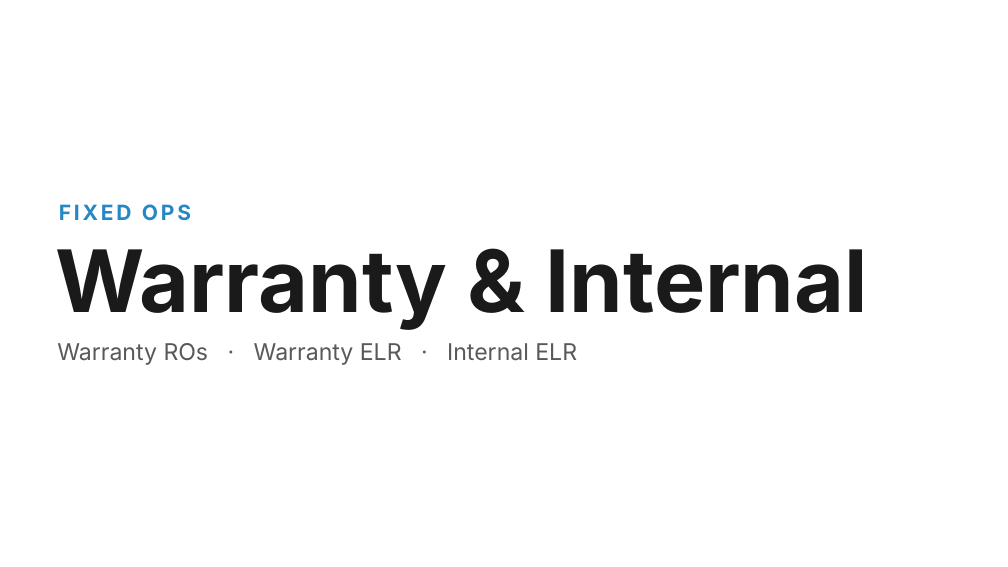
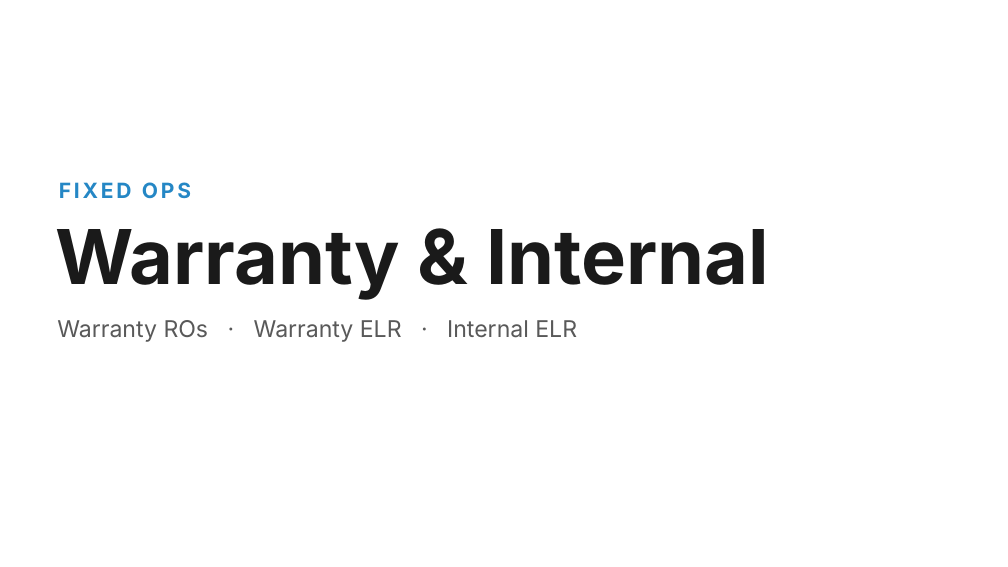
Before and after one commit to Ndresner/Noah, a slide deck: slide 1 of day2-deck/decks/Warranty & Internal - House Style.pptx. Drawn at 1008x567 pixels with LibreOffice and Linux fonts; fonts in the diff are those of the drawing. Boxes give left, top, right and bottom in pixels: in the first picture for what was removed or moved away, otherwise in the second. Text is boxed around its words. In the diff, an @@ line names an element or a change of style, - is before the commit and + after.

```diff
--- a/day2-deck/decks/Warranty & Internal - House Style.pptx
+++ b/day2-deck/decks/Warranty & Internal - House Style.pptx
@@ text "FIXED OPS": place and size @@
-text "FIXED OPS" at <box>59,204,191,220</box>
+text "FIXED OPS" at <box>59,182,191,198</box>
@@ text "Warranty & Internal": place and size @@
-text "Warranty & Internal" at <box>55,249,868,330</box>
+text "Warranty & Internal" at <box>55,229,769,300</box>
@@ text "Warranty & Internal" at <box>55,229,769,300</box>: size 82 to 72 pt @@
@@ text "Warranty ROs · Warranty ELR ...": place and size @@
-text "Warranty ROs · Warranty ELR ..." at <box>57,343,577,365</box>
+text "Warranty ROs · Warranty ELR ..." at <box>57,320,577,342</box>
```
Also in this commit, not shown: 6 other slides changed, 3 slides added, 2 slides removed, 45 other files.
